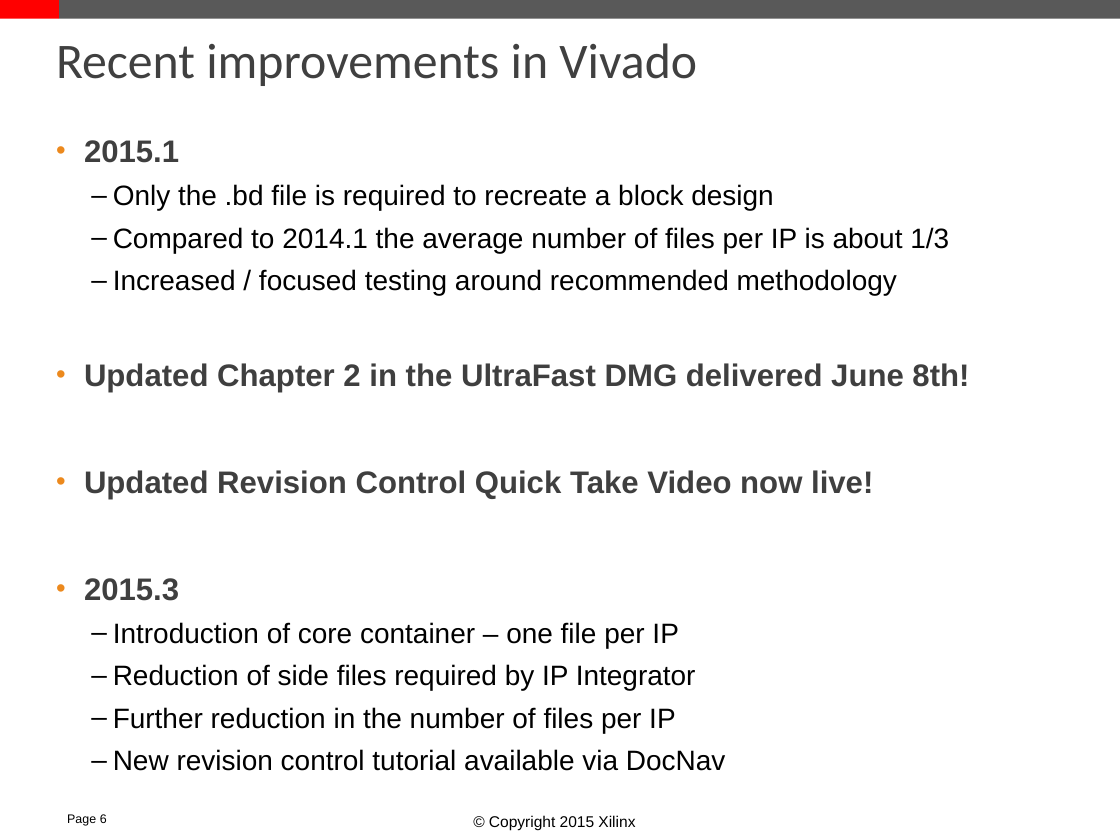
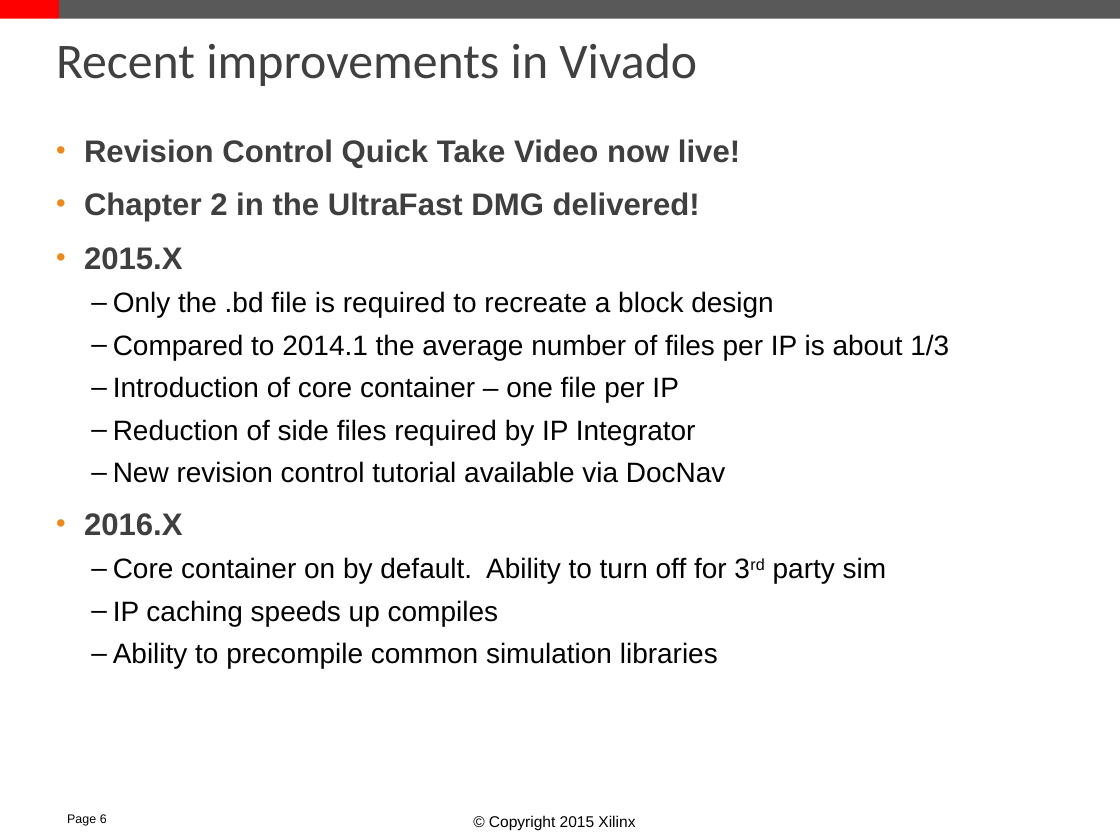
Before and after one commit to Xilinx/revCtrl, a slide deck: slide 6 of doc/versionControl.pptx. Drawn at 1120x840 pixels with LibreOffice and Linux fonts; fonts in the diff are those of the drawing; background and template pictures are left out. Boxes give left, top, right and bottom in pixels: in the first picture for what was removed or moved away, otherwise in the second. Text is boxed around its words. In the diff, an @@ line names an element or a change of style, - is before the commit and + after.

```diff
--- a/doc/versionControl.pptx
+++ b/doc/versionControl.pptx
@@ text at bbox=[84, 139, 740, 270]: text changed @@
-• 2015.1
+• Revision Control Quick Take Video now live!
+• Chapter 2 in the UltraFast DMG delivered!
+• 2015.X
@@ text at bbox=[84, 269, 969, 601]: paragraphs removed @@
-  – Increased / focused testing around recommended methodology
-• Updated Chapter 2 in the UltraFast DMG delivered June 8th!
-• Updated Revision Control Quick Take Video now live!
-• 2015.3
@@ text at bbox=[84, 513, 887, 669]: paragraphs added @@
+• 2016.X
+  – Core container on by default. Ability to turn off for 3rd party sim
+  – IP caching speeds up compiles
+  – Ability to precompile common simulation libraries
@@ text at bbox=[113, 707, 675, 733]: paragraph removed @@
-  – Further reduction in the number of files per IP
```
Also in this commit, not shown: 1 other slide changed, 1 slide added, 1 other file.
